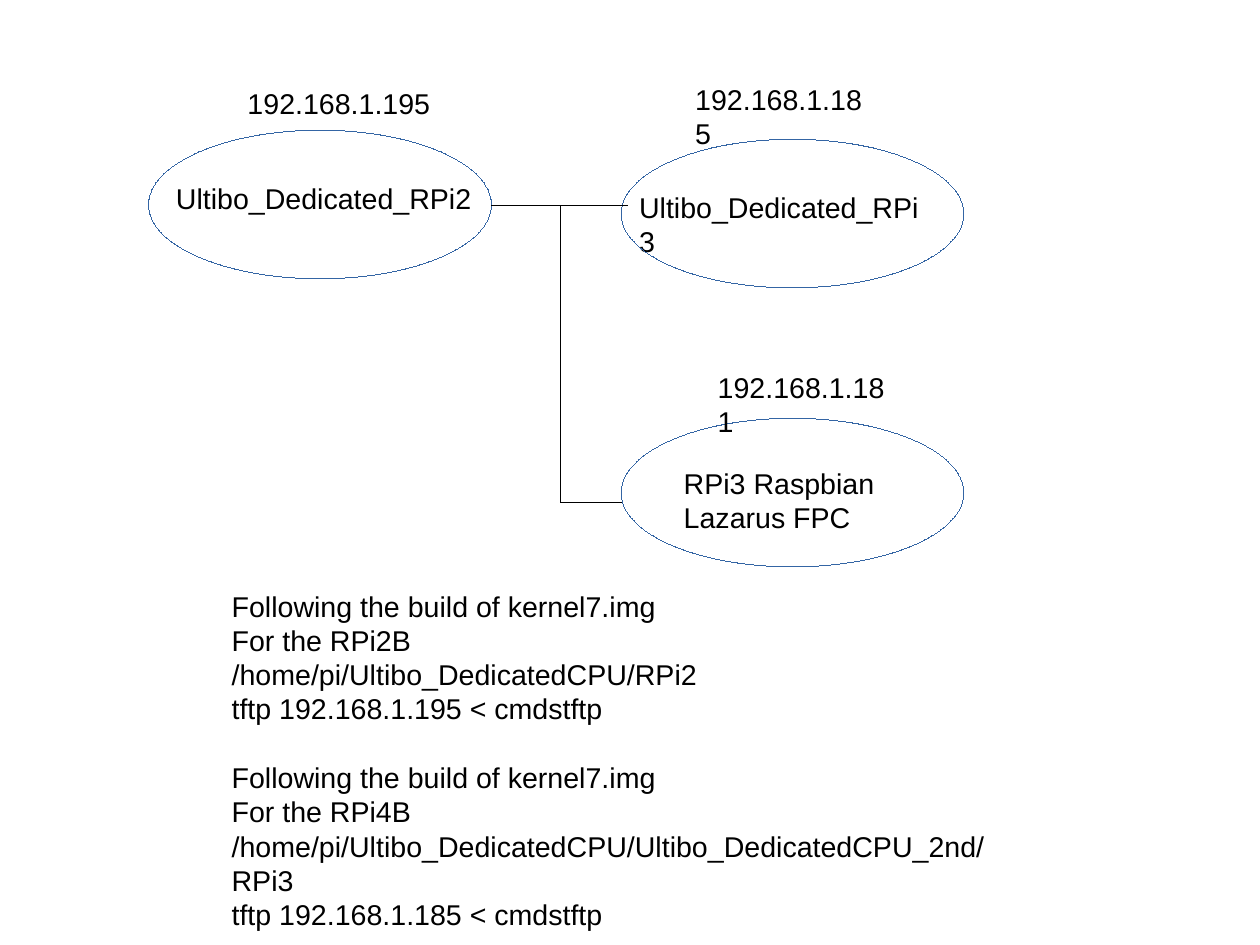
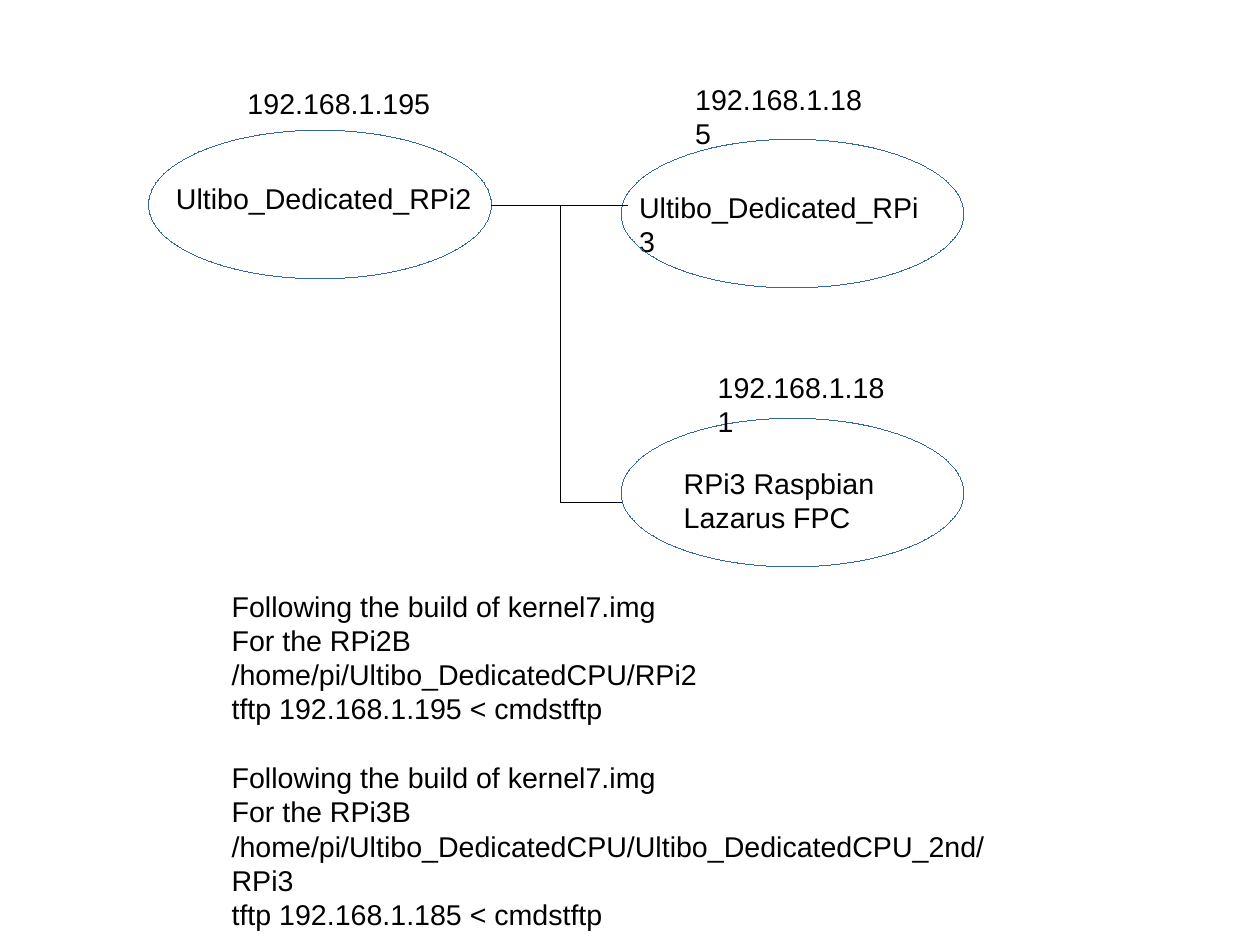
Before and after one commit to develone/Ultibo_DedicatedCPU, a slide deck: slide 5 of toggles.odp. Drawn at 1260x945 pixels with LibreOffice and Linux fonts; fonts in the diff are those of the drawing. Boxes give left, top, right and bottom in pixels: in the first picture for what was removed or moved away, otherwise in the second. Text is boxed around its words. In the diff, an @@ line names an element or a change of style, - is before the commit and + after.

```diff
--- a/toggles.odp
+++ b/toggles.odp
@@ text at [232, 801, 411, 823]: text changed @@
-For the RPi4B
+For the RPi3B
```
Also in this commit, not shown: 4 other files.
